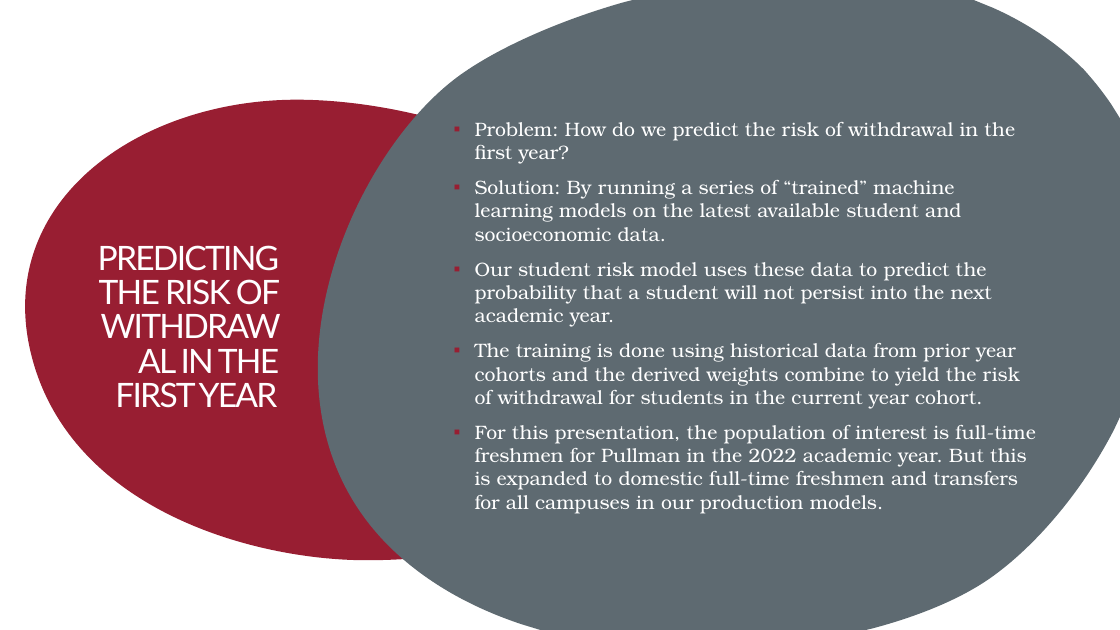
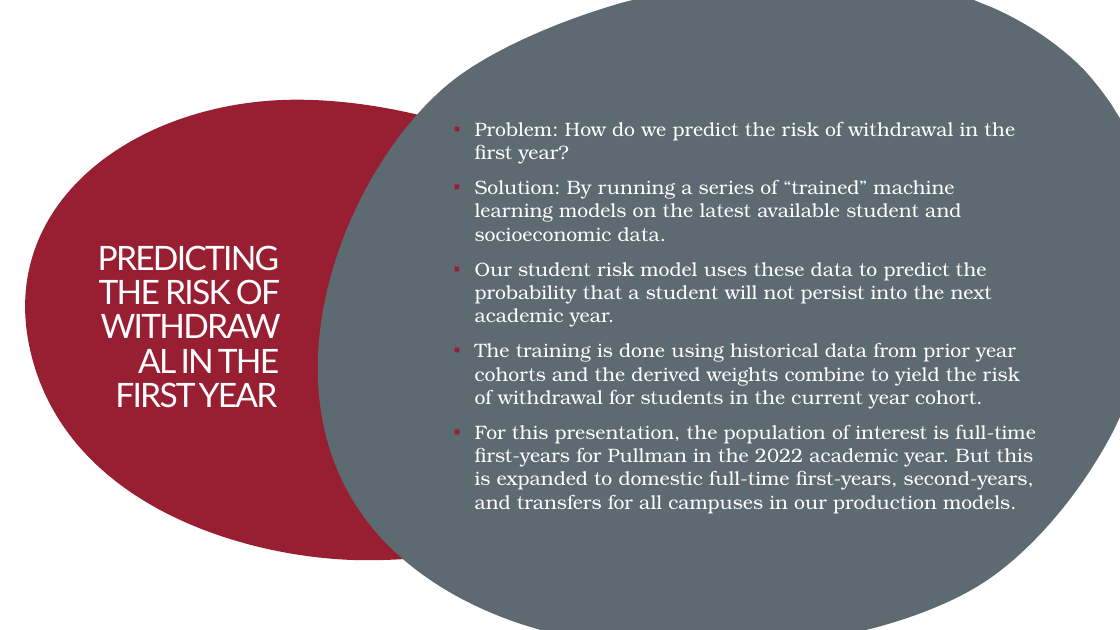
Before and after one commit to concrete-abstraction/student_risk_sagemaker, a slide deck: slide 2 of Documentation/student_risk_presentation.pptx. Drawn at 1120x630 pixels with LibreOffice and Linux fonts; fonts in the diff are those of the drawing. Boxes give left, top, right and bottom in pixels: in the first picture for what was removed or moved away, otherwise in the second. Text is boxed around its words. In the diff, an @@ line names an element or a change of style, - is before the commit and + after.

```diff
--- a/Documentation/student_risk_presentation.pptx
+++ b/Documentation/student_risk_presentation.pptx
@@ text at (475,425,1035,514): text changed @@
-▪ For this presentation, the population of interest is full-time freshmen for Pullman in the 2022 academic year. But this is expanded to domestic full-time freshmen and transfers for all campuses in our production models.
+▪ For this presentation, the population of interest is full-time first-years for Pullman in the 2022 academic year. But this is expanded to domestic full-time first-years, second-years, and transfers for all campuses in our production models.
```
Also in this commit, not shown: 3 other slides changed, 26 other files.
